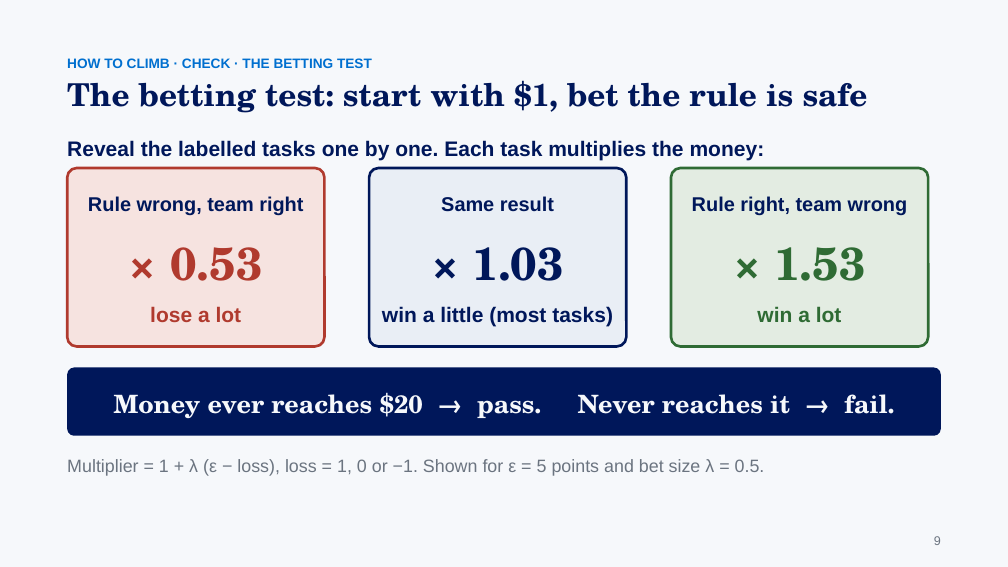
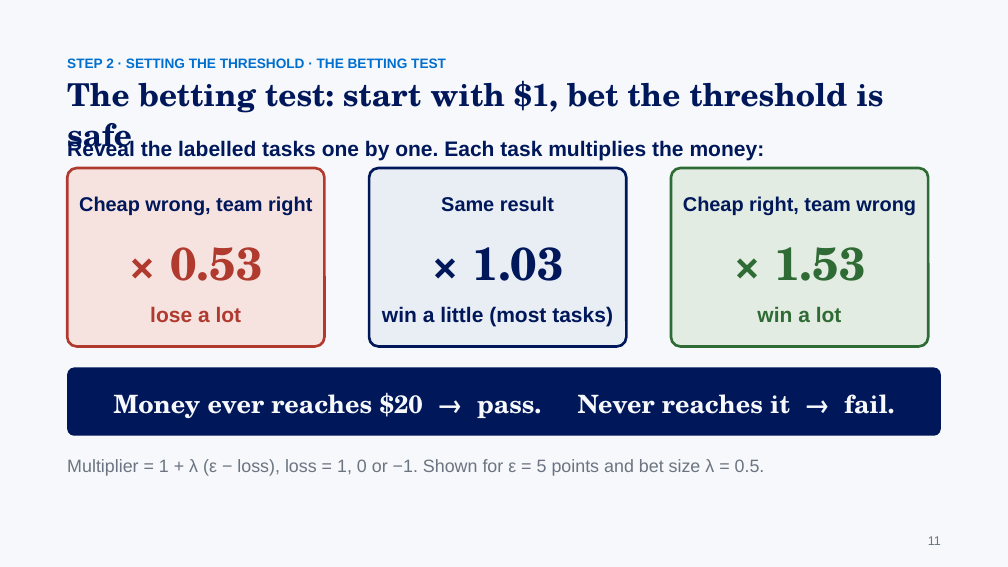
Before and after one commit to gaoj21/tokenbank, a slide deck: slide 11 of slides/CLIMB_talk.pptx (slide 9 before the commit). Drawn at 1008x567 pixels with LibreOffice and Linux fonts; fonts in the diff are those of the drawing. Boxes give left, top, right and bottom in pixels: in the first picture for what was removed or moved away, otherwise in the second. Text is boxed around its words. In the diff, an @@ line names an element or a change of style, - is before the commit and + after.

```diff
--- a/slides/CLIMB_talk.pptx
+++ b/slides/CLIMB_talk.pptx
@@ text at (x1=67, y1=58, x2=446, y2=68): text changed @@
-HOW TO CLIMB · CHECK · THE BETTING TEST
+STEP 2 · SETTING THE THRESHOLD · THE BETTING TEST
@@ text at (x1=67, y1=80, x2=883, y2=113): text changed @@
-The betting test: start with $1, bet the rule is safe
+The betting test: start with $1, bet the threshold is safe
@@ text in rounded rectangle at (x1=79, y1=196, x2=312, y2=215): text changed @@
-Rule wrong, team right
+Cheap wrong, team right
@@ text in rounded rectangle at (x1=683, y1=196, x2=916, y2=215): text changed @@
-Rule right, team wrong
+Cheap right, team wrong
@@ text at (x1=928, y1=536, x2=941, y2=545): text changed @@
-9
+11
```
Also in this commit, not shown: 22 other slides changed, 4 slides added, 1 slide removed, 7 other files.
